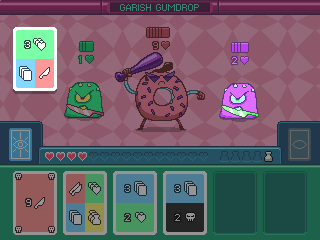
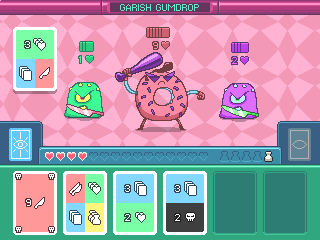
Comparing the layer stacks of the two 320 × 240 images. Changes:
painted on "gumdrop copy" over [247, 112, 258, 116]
hid "Layer 7" over [0, 0, 320, 240]
